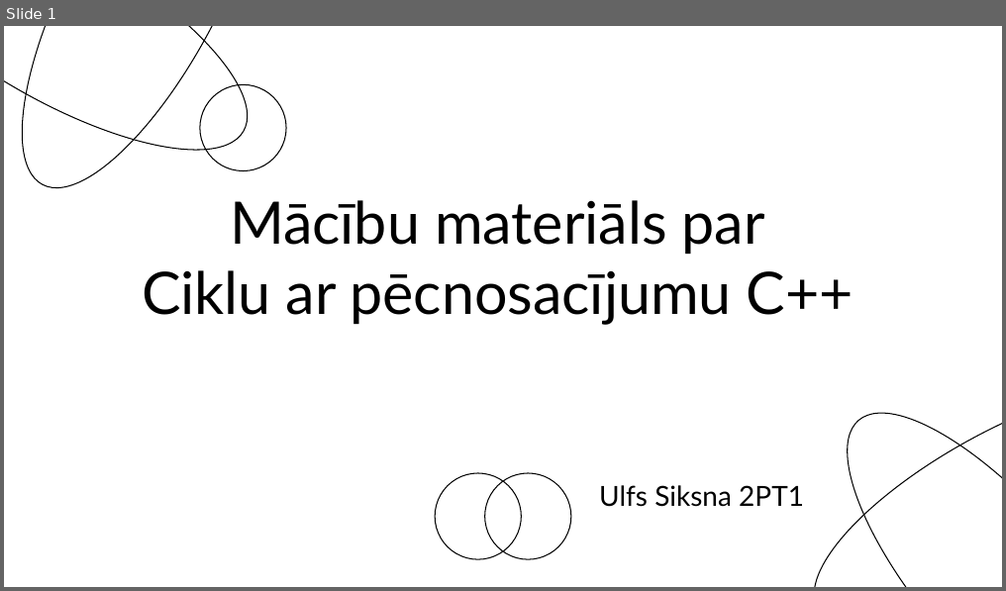
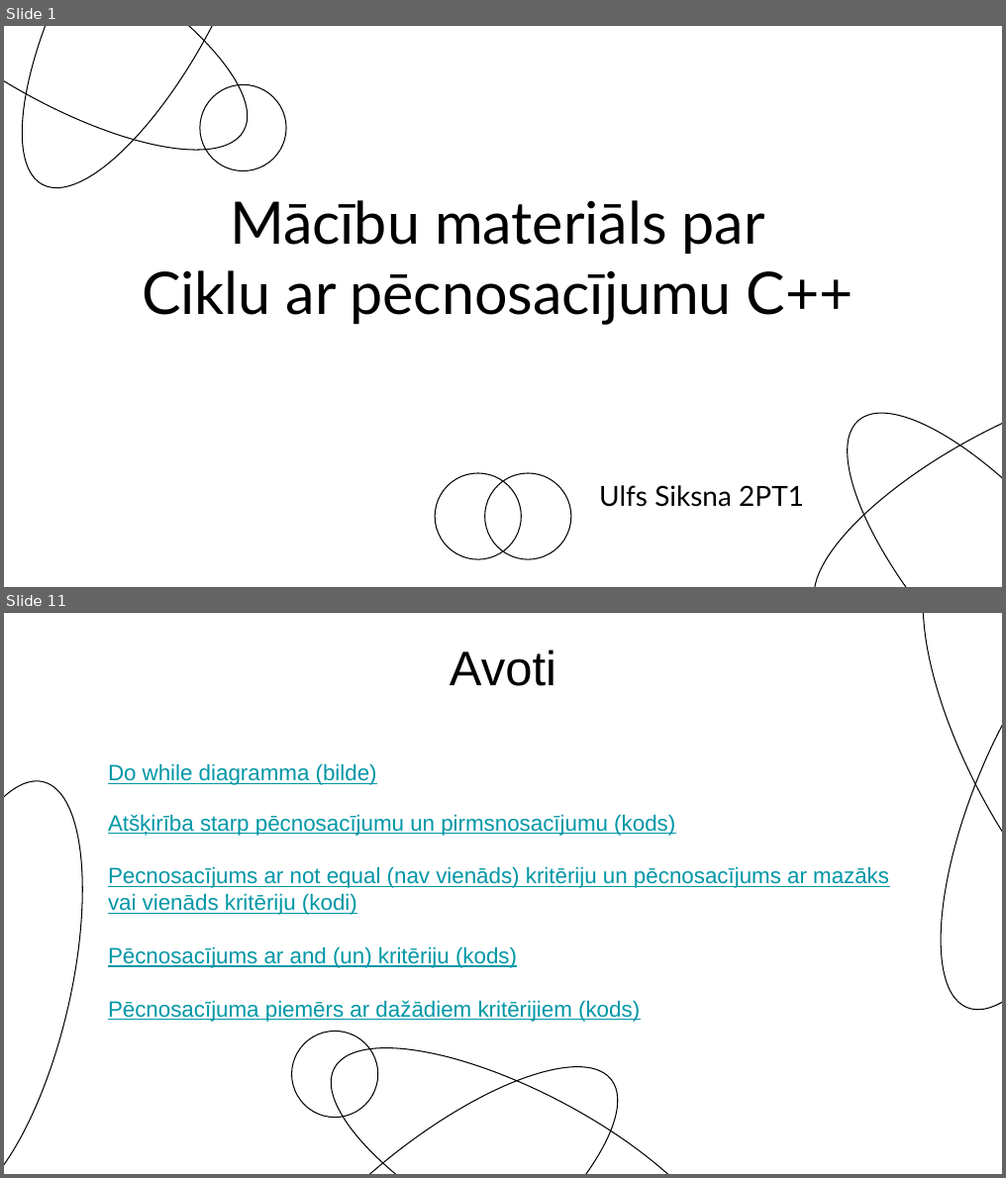
Before and after one commit to Siksna/2PT1_Eksamens, a slide deck: Pecnosacījumu_MācībuMaterials.pptx. Shown one above the other, each under a label of ours: slide 1 before the commit, slides 1 and 11 after it; the slides between them are not shown. The pictures are 1006x591 and 1006x1178 pixels, drawn with LibreOffice and Linux fonts; fonts in the diff are those of the drawing. Boxes give left, top, right and bottom in pixels: in the first picture for what was removed or moved away, otherwise in the second. Text is boxed around its words. In the diff, an @@ line names an element or a change of style, - is before the commit and + after.

```diff
--- a/Pecnosacījumu_MācībuMaterials.pptx
+++ b/Pecnosacījumu_MācībuMaterials.pptx
@@ slide 11 added at (4, 613, 1002, 1174), background #FFFFFF @@
@@ ellipse added at (876, 613, 1002, 976), outline #000000 0.75 pt @@
@@ ellipse added at (897, 613, 1002, 1037), outline #000000 0.75 pt @@
@@ title added at (450, 650, 556, 686), 35 pt, text #000000 @@
+Avoti
@@ ellipse added at (4, 763, 117, 1174), outline #000000 0.75 pt @@
@@ text added at (108, 763, 889, 1022), 16 pt, text #0097A7, underline @@
+Do while diagramma (bilde)
+Atšķirība starp pēcnosacījumu un pirmsnosacījumu (kods)
+Pecnosacījums ar not equal (nav vienāds) kritēriju un pēcnosacījums ar mazāks vai vienāds kritēriju (kodi)
+Pēcnosacījums ar and (un) kritēriju (kods)
+Pēcnosacījuma piemērs ar dažādiem kritērijiem (kods)
@@ ellipse added at (222, 1020, 659, 1174), outline #000000 0.75 pt @@
@@ ellipse added at (299, 1001, 755, 1174), outline #000000 0.75 pt @@
@@ ellipse added at (291, 1031, 377, 1117), outline #000000 0.75 pt @@
```
Also in this commit, not shown: 7 slides changed, 2 other slides added, 3 slides removed, 1 other file.
